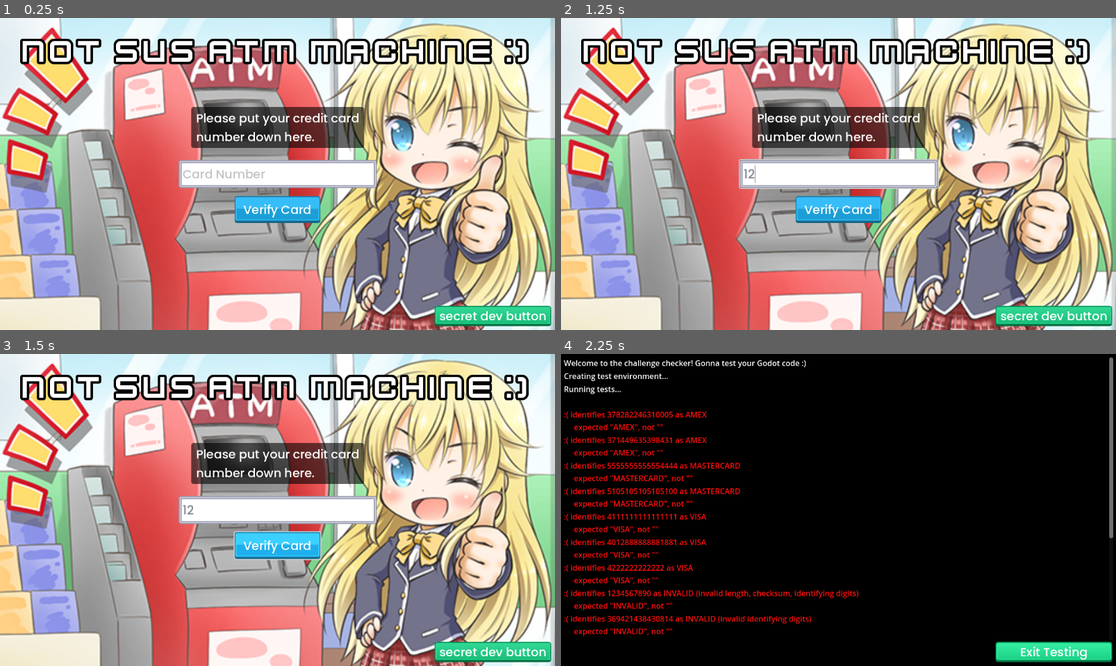
Above: before the commit, frames 1-4 (two rows, left to right).
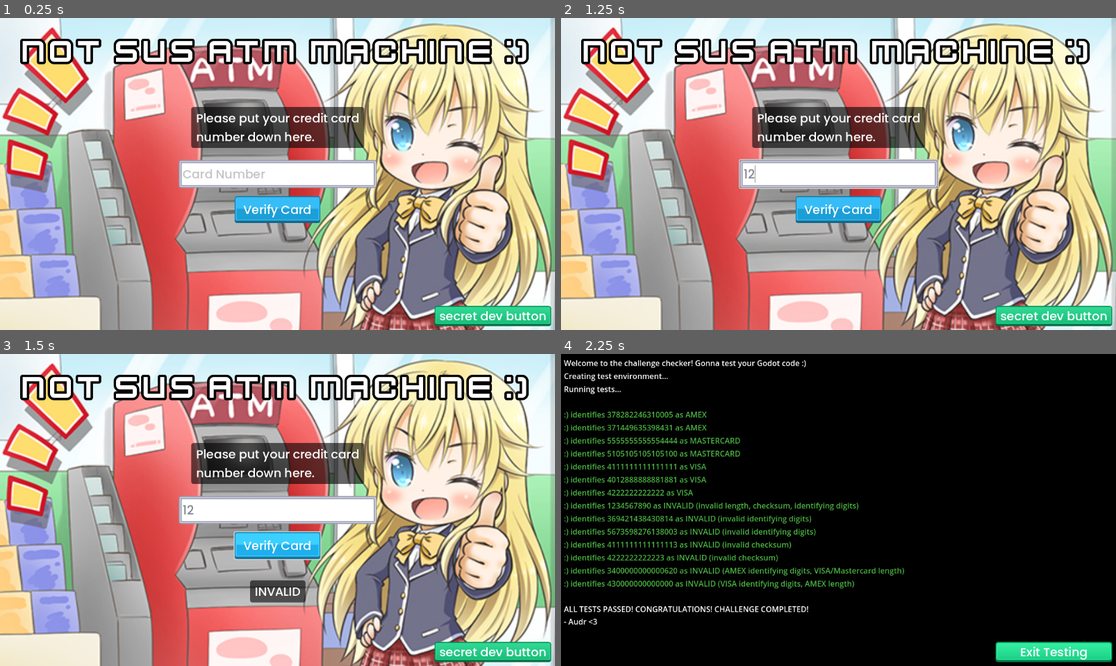
Above: after the commit, the same moments.

Repository: lnconcinnity/ns-atm
Game: Godot game, scene res://scenes/menu/main.tscn
Same seed, same stepped clock (60 frames per second), same inputs: the game is played once before the commit and once after it.
Inputs (mouse positions are in pixels of both pictures, inside the frame that each line leads up to):
- Up to frame 1 (0.25 s): no input
- Up to frame 2 (1.25 s): click (838, 174) at 0.52 s; type "12" at 0.6 s
- Up to frame 3 (1.5 s): click "Verify Card" at 1.25 s
- Up to frame 4 (2.25 s): click "secret dev button" at 2 s

Frames 1-2 are identical in both runs. In frame 3, 0.7% of the frame differs, in the area x 45-56%, y 72-80%; in frame 4, 9.8%, in the area x 0-100%, y 1-91%.

Commit message:
Initial commits

Diff:
--- a/scripts/menu/main.gd
+++ b/scripts/menu/main.gd
@@ -10,8 +10,52 @@
 # This function is executed when the 'Verify Card' button is pressed.
 # You can display output with `set_output()` like `print()` in Python or `System.out.println` in Java.
 func verify_card() -> void:
-	pass
+	var total = 0;
+	var len = card_input.text.length();
+	for i in range(len - 1, -1, -1):
+		var twice = (len - 1 - i) % 2 == 1;
+		var num = int(card_input.text[i]) * (2 if twice else 1);
+		if twice and num > 9:
+			num -= 9;
+		total += num;
+	var check = total % 10 == 0
+	if check:
+		if check_card_type(["4"], -1, Array(), [13, 16]):
+			set_output("visa");
+		elif check_card_type(["5"], 2, [51, 55]) or check_card_type(["2"], 4, [2221, 2720]):
+			set_output("mastercard");
+		elif check_card_type(["34", "37"], -1, Array(), [15]):
+			set_output("amex");
+		elif check_card_type(["6011", "65"]) or check_card_type(Array([]), 3, [644, 649]) or check_card_type(Array([]), 6, [622126, 622925]):
+			set_output("discover");
+		else:
+			set_output('invalid');
+	else:
+		set_output('invalid');
 
+func check_card_type(beginsIn: Array = Array([]) as Array[String], minLength: int = -1, prefixRange: Array = Array([-1, 1]), lengthRange: Array = Array([]) as Array[int]) -> bool:
+	var text = card_input.text;
+	if minLength > 0:
+		if text.length() < minLength:
+			return false;
+		if prefixRange.size() > 0:
+			var prefix = int(text.substr(0, minLength));
+			if prefix < prefixRange[0] or prefix > prefixRange[1]:
+				return false;
+
+	if lengthRange.size() > 0:
+		if text.length() not in lengthRange:
+			return false;
+
+	var space = beginsIn.size()
+	if space > 0:
+		var oks = 0;
+		for beginsWith in beginsIn:
+			if text.begins_with(beginsWith):
+				oks += 1;
+
+		return oks > 0;
+	return true
 
 # Also feel free to make your own functions here but
 # but don't touch the other ones created already
@@ -27,7 +71,8 @@
 
 ## Displays `text` in the $Output node
 func set_output(text: String) -> void:
-	output.text = text
+	text = text.to_upper();
+	output.text = text;
 	output.show()
 	$OutputTimer.start()
 
Not shown, added: scenes/menu/mai7BC1.tmp
Not shown, added: scenes/menu/mai89FC.tmp
